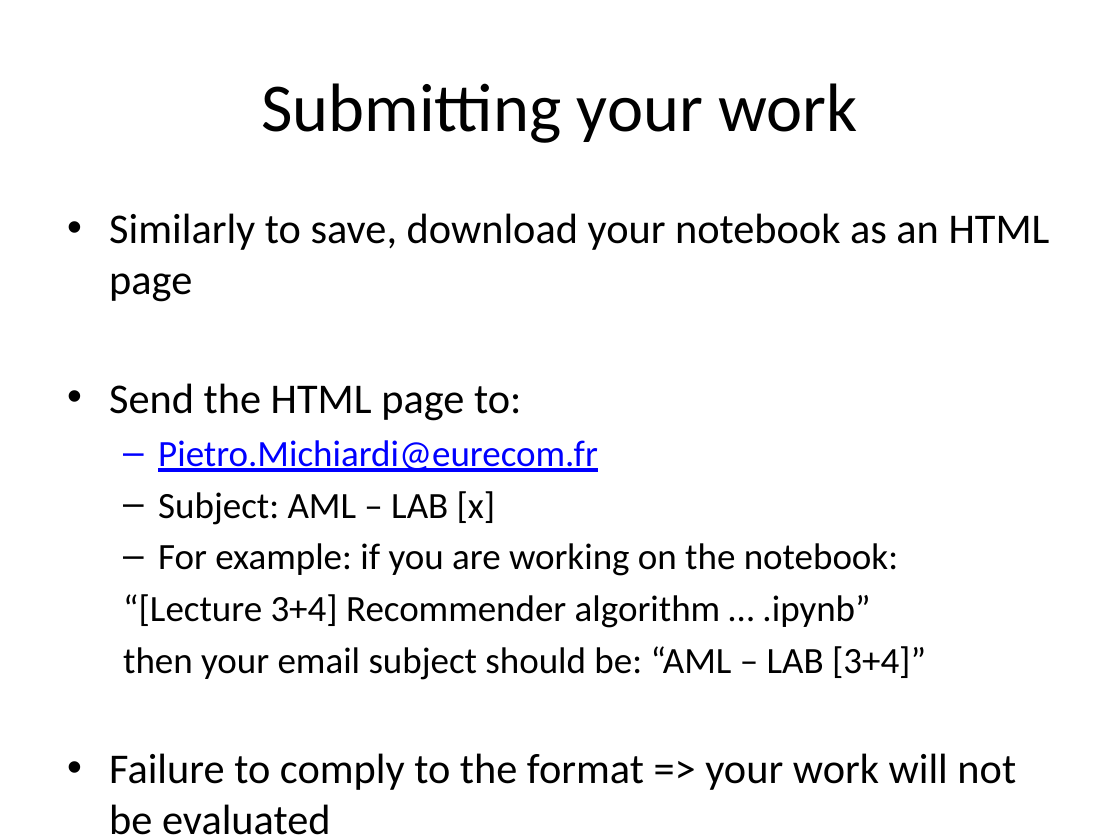
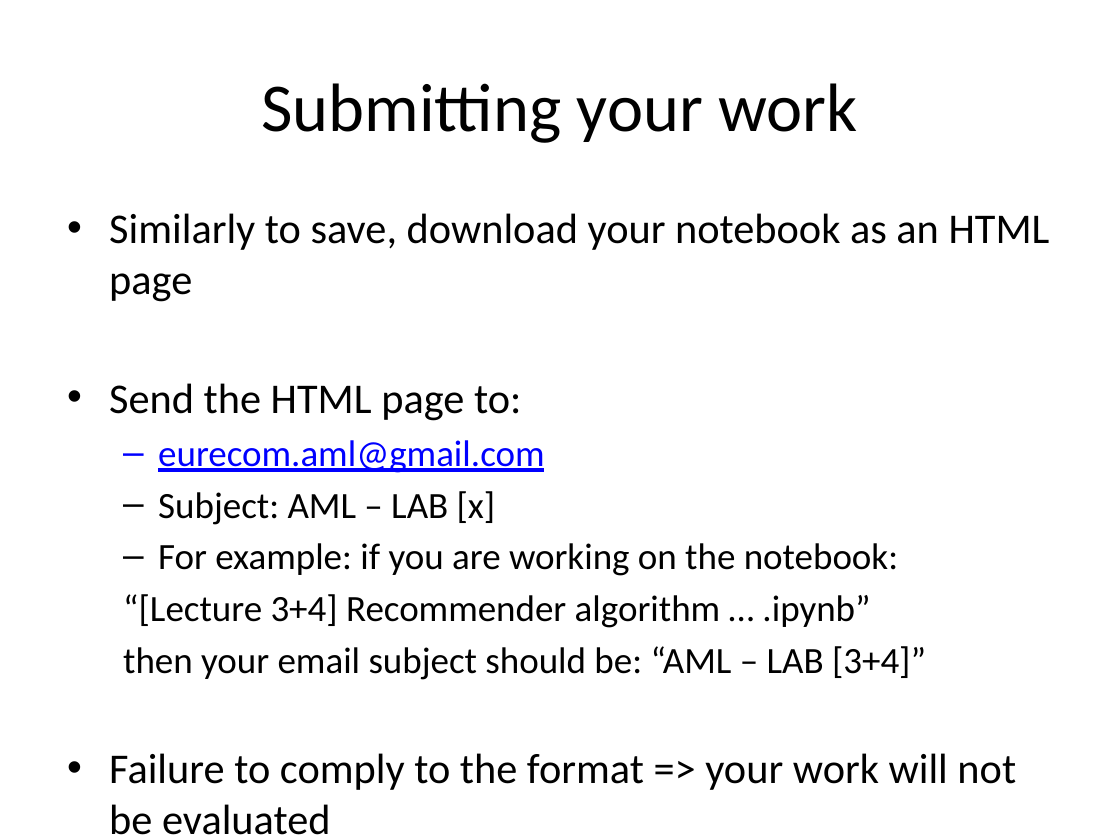
Before and after one commit to alegaballo/AML, a slide deck: slide 8 of Slides/AML-Labs.pptx. Drawn at 1120x840 pixels with LibreOffice and Linux fonts; fonts in the diff are those of the drawing. Boxes give left, top, right and bottom in pixels: in the first picture for what was removed or moved away, otherwise in the second. Text is boxed around its words. In the diff, an @@ line names an element or a change of style, - is before the commit and + after.

```diff
--- a/Slides/AML-Labs.pptx
+++ b/Slides/AML-Labs.pptx
@@ text at [158,440,544,473]: text changed @@
-  – Pietro.Michiardi@eurecom.fr
+  – eurecom.aml@gmail.com
```
Also in this commit, not shown: 1 other file.
